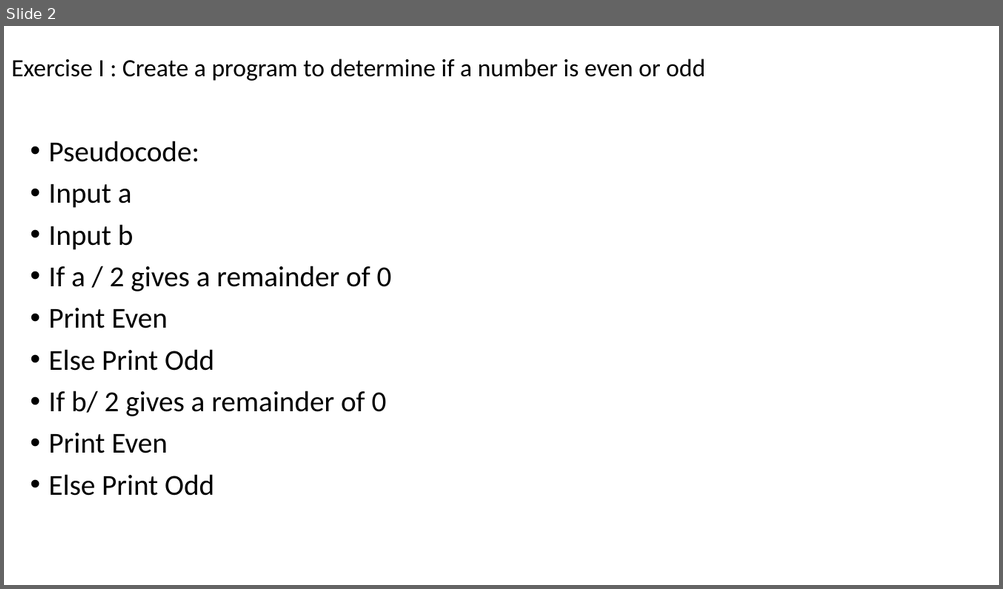
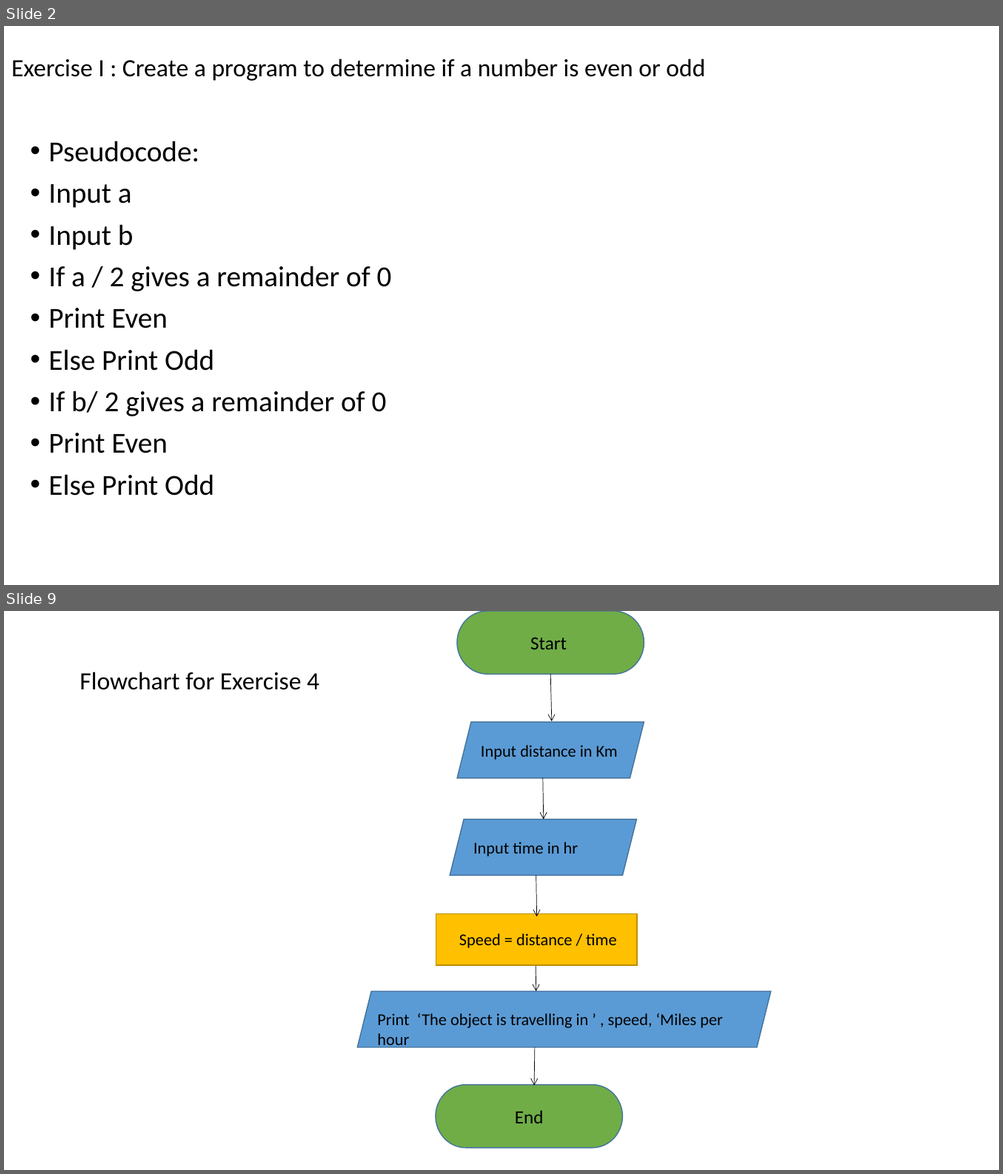
Before and after one commit to ehianeoigiagbepau/ehianeCSC102, a slide deck: Problem Solving Exercise II.pptx. Shown one above the other, each under a label of ours: slide 2 before the commit, slides 2 and 9 after it; the slides between them are not shown. The pictures are 1003x589 and 1003x1174 pixels, drawn with LibreOffice and Linux fonts; fonts in the diff are those of the drawing. Boxes give left, top, right and bottom in pixels: in the first picture for what was removed or moved away, otherwise in the second. Text is boxed around its words. In the diff, an @@ line names an element or a change of style, - is before the commit and + after.

```diff
--- a/Problem Solving Exercise II.pptx
+++ b/Problem Solving Exercise II.pptx
@@ slide 9 added at (x1=4, y1=611, x2=999, y2=1170), background #FFFFFF @@
@@ pill shape added at (x1=457, y1=611, x2=643, y2=675), fill #70AD47, outline #43739E 1 pt @@
@@ text added at (x1=530, y1=637, x2=566, y2=649), 18 pt, text #000000 @@
+Start
@@ title added at (x1=79, y1=672, x2=319, y2=690), 24 pt, text #000000 @@
+Flowchart for Exercise 4
@@ arrow added from (550, 675) to (552, 721), #000000 0.5 pt @@
@@ parallelogram added at (x1=457, y1=722, x2=643, y2=778), fill #5B9BD5, outline #43739E 1 pt @@
@@ text added at (x1=481, y1=745, x2=617, y2=760), 16 pt, text #000000 @@
+Input distance in Km
@@ arrow added from (543, 778) to (543, 819), #000000 0.5 pt @@
@@ parallelogram added at (x1=449, y1=819, x2=636, y2=875), fill #5B9BD5, outline #43739E 1 pt @@
@@ text added at (x1=473, y1=842, x2=578, y2=857), 16 pt, text #000000 @@
+Input time in hr
@@ arrow added from (536, 876) to (537, 917), #000000 0.5 pt @@
@@ rectangle added at (x1=436, y1=914, x2=637, y2=965), fill #FFC000, outline #BD8E00 1 pt @@
@@ text added at (x1=459, y1=934, x2=616, y2=948), 16 pt, text #000000 @@
+Speed = distance / time
@@ arrow added from (535, 951) to (536, 991), #000000 0.5 pt @@
@@ parallelogram added at (x1=358, y1=991, x2=771, y2=1048), fill #5B9BD5, outline #43739E 1 pt @@
@@ text added at (x1=377, y1=1014, x2=723, y2=1050), 16 pt, text #000000 @@
+Print ‘The object is travelling in ’ , speed, ‘Miles per hour
@@ arrow added from (535, 1048) to (534, 1085), #000000 0.5 pt @@
@@ pill shape added at (x1=435, y1=1085, x2=622, y2=1149), fill #70AD47, outline #43739E 1 pt @@
@@ text added at (x1=515, y1=1111, x2=543, y2=1124), 18 pt, text #000000 @@
+End
```
Also in this commit, not shown: 4 slides changed, 2 other slides added, 5 slides removed, 2 other files.
